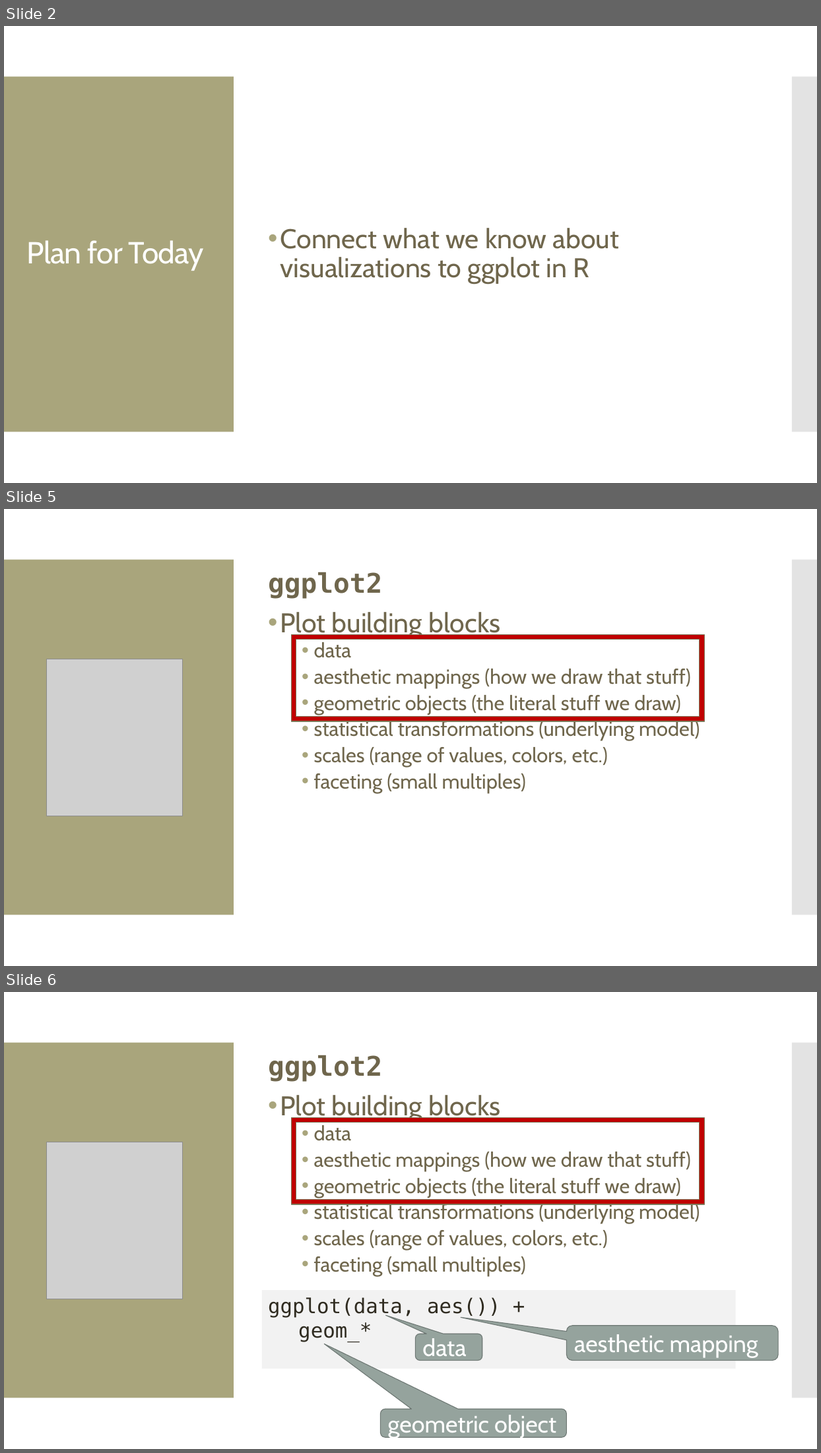
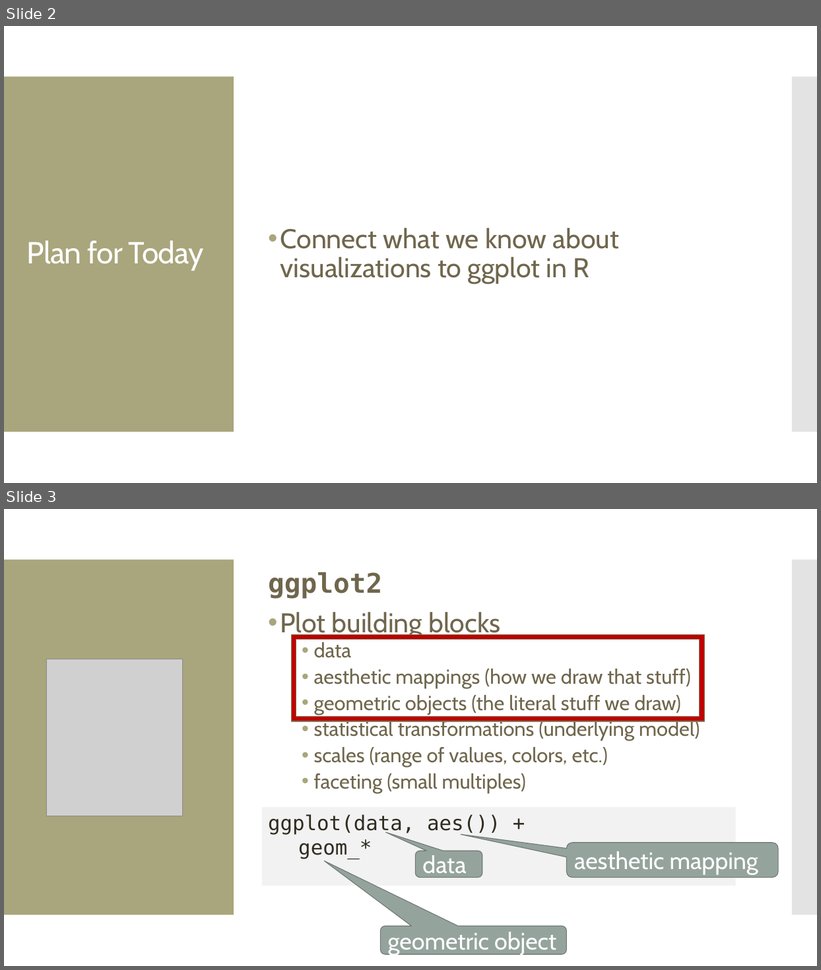
Before and after one commit to amosca01/Intro-DS-F23, a slide deck: slides/07-grammar-of-graphics-color.pptx. Shown one above the other, each under a label of ours: slides 2, 5 and 6 before the commit, slides 2 and 3 after it; the slides between them are not shown. The pictures are 821x1453 and 821x970 pixels, drawn with LibreOffice and Linux fonts; fonts in the diff are those of the drawing; grey boxes stand for pictures. Boxes give left, top, right and bottom in pixels: in the first picture for what was removed or moved away, otherwise in the second. Text is boxed around its words. In the diff, an @@ line names an element or a change of style, - is before the commit and + after.

```diff
--- a/slides/07-grammar-of-graphics-color.pptx
+++ b/slides/07-grammar-of-graphics-color.pptx
@@ slide 5 removed at <box>4,509,817,966</box>, background #FFFFFF; not listed: 2 template elements that a slide beside it also shows @@
@@ text removed at <box>268,572,700,793</box> @@
-ggplot2
-• Plot building blocks
-  • data
-  • aesthetic mappings (how we draw that stuff)
-  • geometric objects (the literal stuff we draw)
-  • statistical transformations (underlying model)
-  • scales (range of values, colors, etc.)
-  • faceting (small multiples)
@@ frame removed at <box>291,634,704,722</box> @@
@@ picture removed at <box>47,659,182,816</box> @@
@@ what was slide 6 is now slide 3 @@
```
Also in this commit, not shown: 3 slides changed, 20 slides added, 4 other slides removed, 4 other files.
